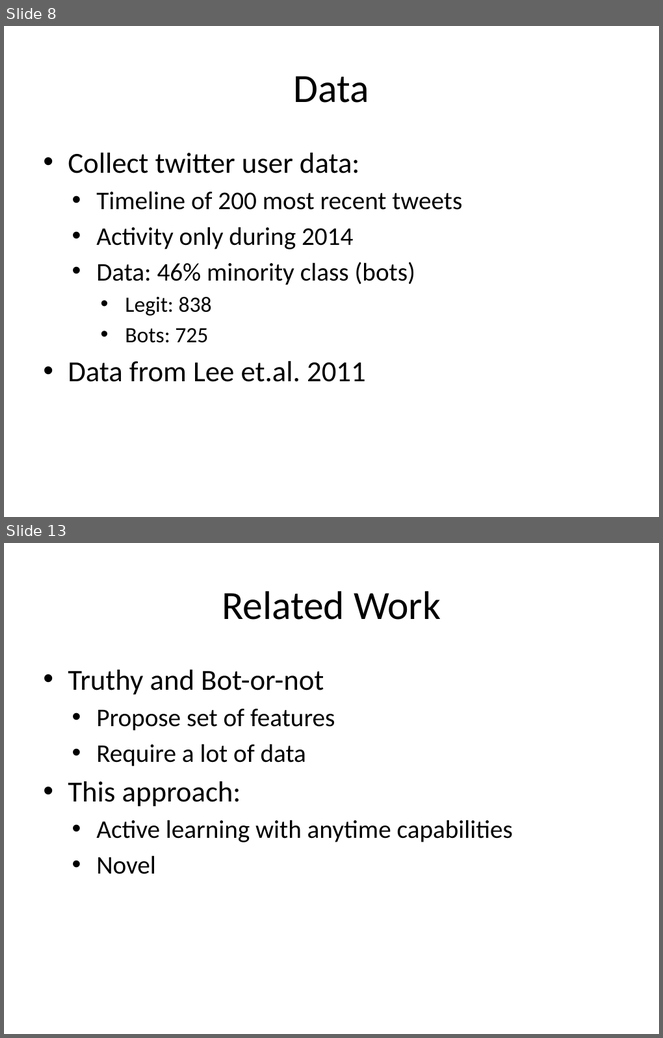
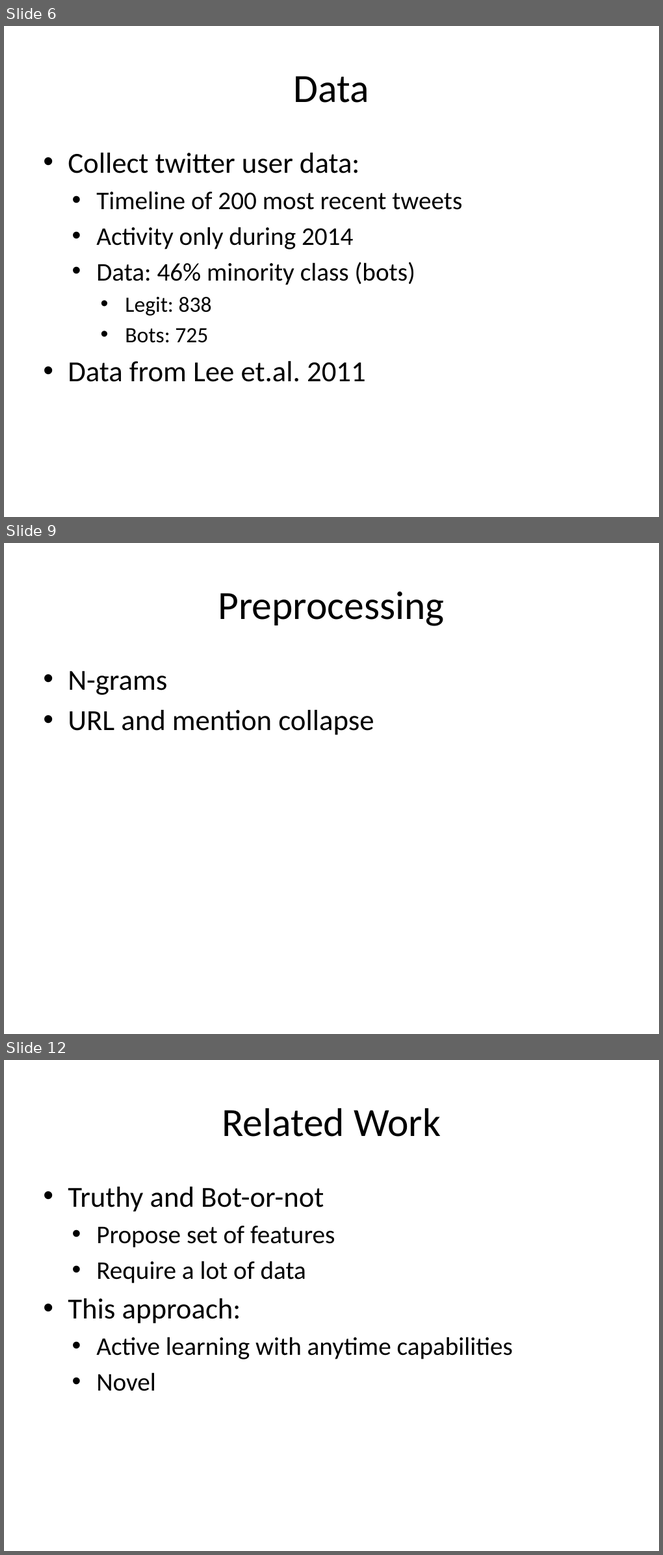
Before and after one commit to mramire8/osna, a slide deck: presentations/project.pptx. Shown one above the other, each under a label of ours: slides 8 and 13 before the commit, slides 6, 9 and 12 after it; the slides between them are not shown. The pictures are 663x1038 and 663x1555 pixels, drawn with LibreOffice and Linux fonts; fonts in the diff are those of the drawing. Boxes give left, top, right and bottom in pixels: in the first picture for what was removed or moved away, otherwise in the second. Text is boxed around its words. In the diff, an @@ line names an element or a change of style, - is before the commit and + after.

```diff
--- a/presentations/project.pptx
+++ b/presentations/project.pptx
@@ slide 9 added at bbox=[4, 543, 659, 1034], background #FFFFFF @@
@@ title added at bbox=[218, 591, 444, 626], 44 pt, text #000000 @@
+Preprocessing
@@ text added at bbox=[68, 671, 374, 735], 32 pt, text #000000 @@
+• N-grams
+• URL and mention collapse
@@ what was slide 8 is now slide 6 @@
@@ what was slide 13 is now slide 12 @@
```
Also in this commit, not shown: 4 slides changed, 2 other slides added, 1 slide removed, 3 other files.
